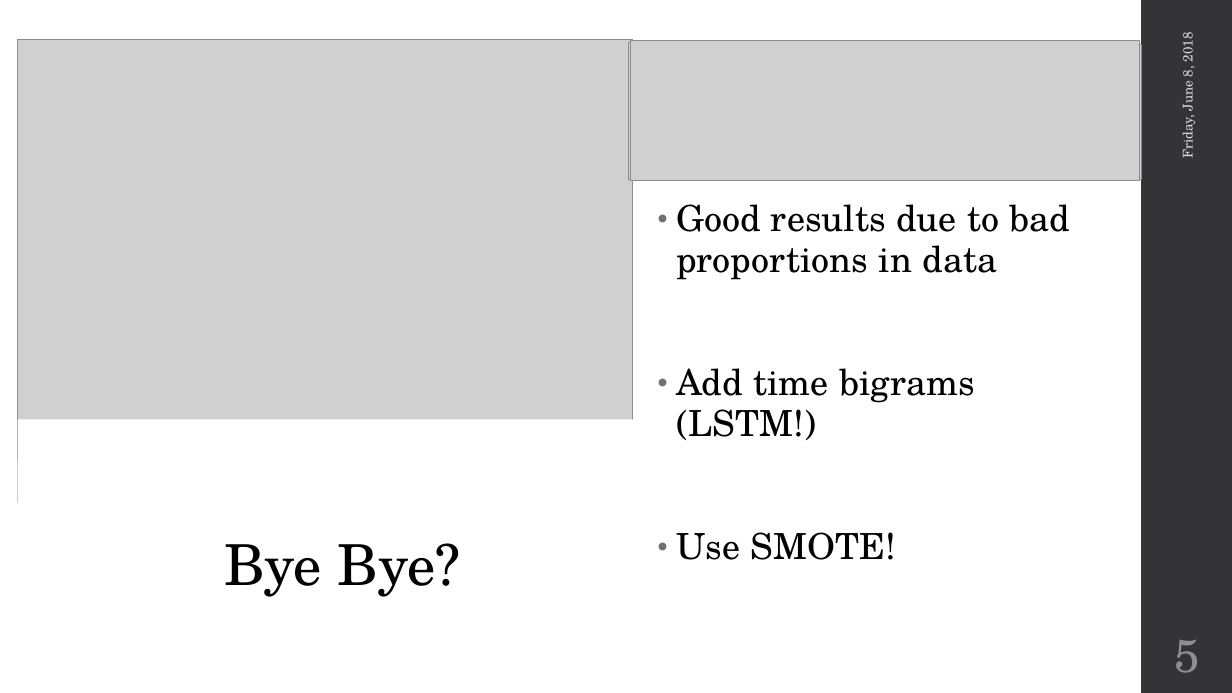
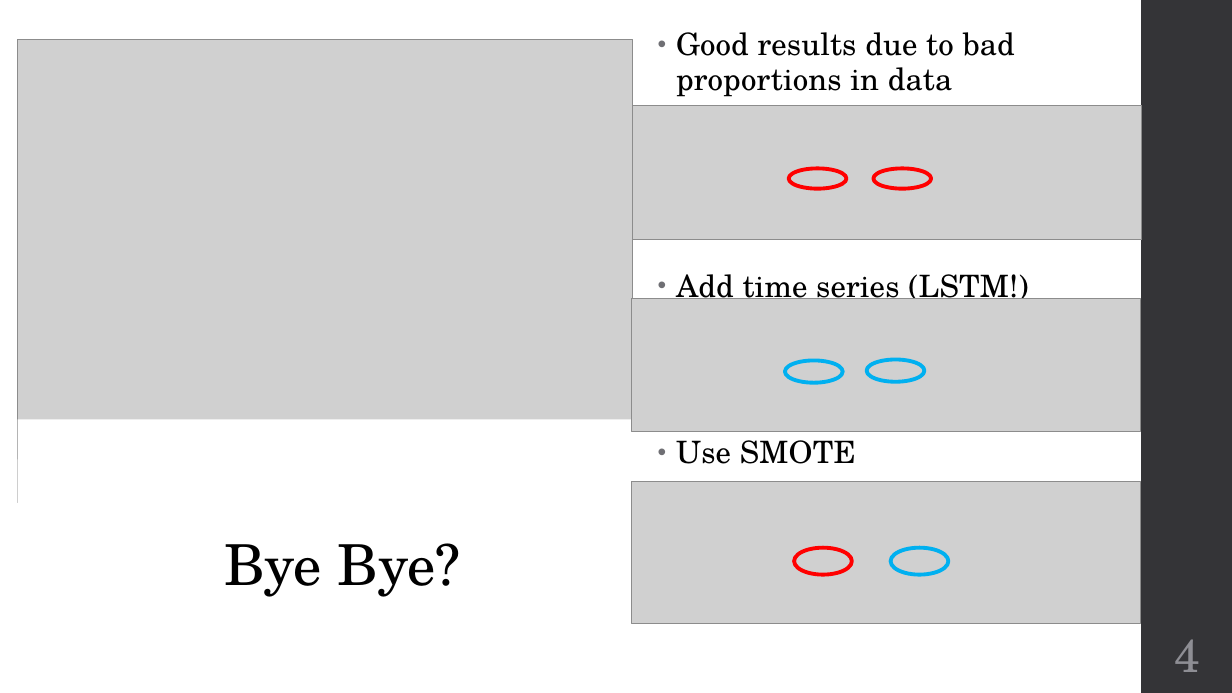
Before and after one commit to omerza/AnomalyDetection, a slide deck: slide 4 of omer_aryeh.pptx (slide 5 before the commit). Drawn at 1232x693 pixels with LibreOffice and Linux fonts; fonts in the diff are those of the drawing; grey boxes stand for pictures; background and template pictures are left out. Boxes give left, top, right and bottom in pixels: in the first picture for what was removed or moved away, otherwise in the second. Text is boxed around its words. In the diff, an @@ line names an element or a change of style, - is before the commit and + after.

Commit message:
Changed pptx

```diff
--- a/omer_aryeh.pptx
+++ b/omer_aryeh.pptx
@@ text "Good results due to bad ...": place and size @@
-text "Good results due to bad ..." at (676,204,1070,560)
+text "Good results due to bad ..." at (676,32,1028,464)
@@ picture removed at (629,43,1139,179) @@
@@ picture removed at (631,41,1141,180) @@
@@ text at (676,32,1015,97): size 28 to 24 pt in "Good results due to bad proportions in ..." @@
@@ text removed at (1177,35,1197,158) @@
-Friday, June 8, 2018
@@ picture: place and size @@
-picture at (632,45,1141,179)
+picture at (633,105,1142,239)
@@ ellipse added at (789,168,847,189), outline #FF0000 3 pt @@
@@ ellipse added at (873,168,931,189), outline #FF0000 3 pt @@
@@ picture added at (631,299,1141,433) @@
@@ text at (676,274,1028,464): text changed; size 28 to 24 pt @@
-• Add time bigrams (LSTM!)
-• Use SMOTE!
+• Add time series (LSTM!)
+• Use SMOTE
@@ ellipse added at (786,360,843,383), outline #00B0F0 3 pt @@
@@ ellipse added at (867,360,924,382), outline #00B0F0 3 pt @@
@@ picture added at (631,482,1141,624) @@
@@ ellipse added at (794,548,851,575), outline #FF0000 3 pt @@
@@ ellipse added at (891,548,948,575), outline #00B0F0 3 pt @@
@@ page number at (1174,639,1200,672): text changed @@
-5
+4
```
Also in this commit, not shown: 4 other slides changed, 6 slides added, 4 slides removed.
